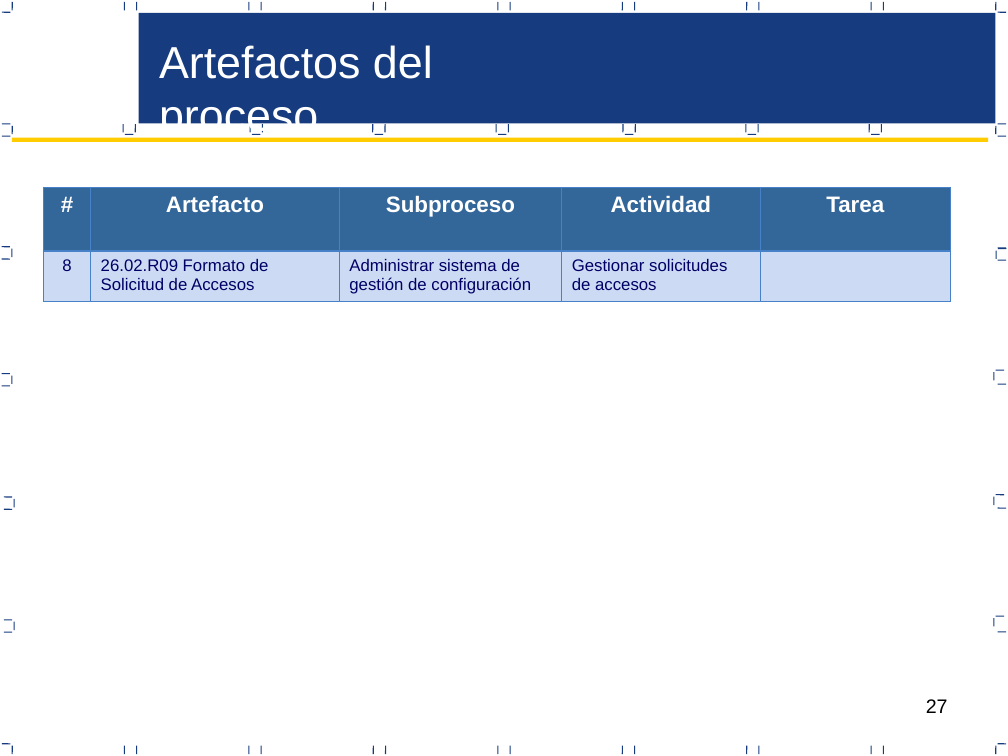
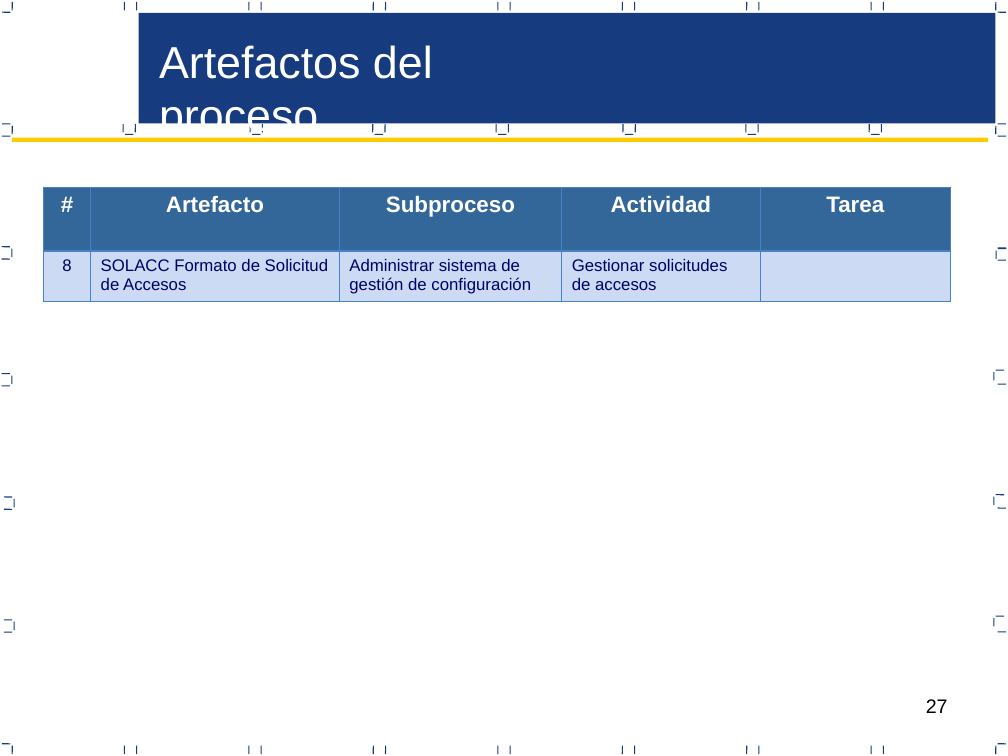
Before and after one commit to acporras/documentationStaradmin, a slide deck: slide 27 of Area de proceso CM/PGC_V1.0_2017.pptx. Drawn at 1008x756 pixels with LibreOffice and Linux fonts; fonts in the diff are those of the drawing. Boxes give left, top, right and bottom in pixels: in the first picture for what was removed or moved away, otherwise in the second. Text is boxed around its words. In the diff, an @@ line names an element or a change of style, - is before the commit and + after.

```diff
--- a/Area de proceso CM/PGC_V1.0_2017.pptx
+++ b/Area de proceso CM/PGC_V1.0_2017.pptx
@@ table at bbox=[43, 187, 952, 301] @@
-row 2, column 2: 26.02.R09 Formato de Solicitud de Accesos
+row 2, column 2: SOLACC Formato de Solicitud de Accesos
```
Also in this commit, not shown: 12 other slides changed, 10 other files.
